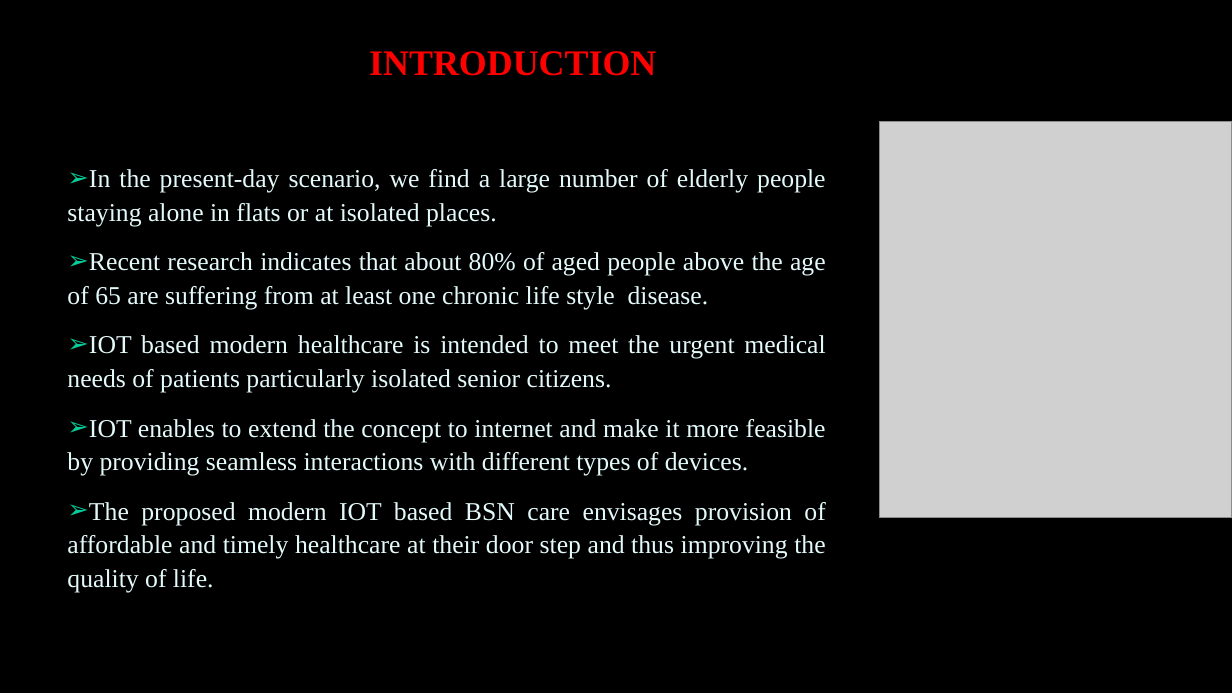
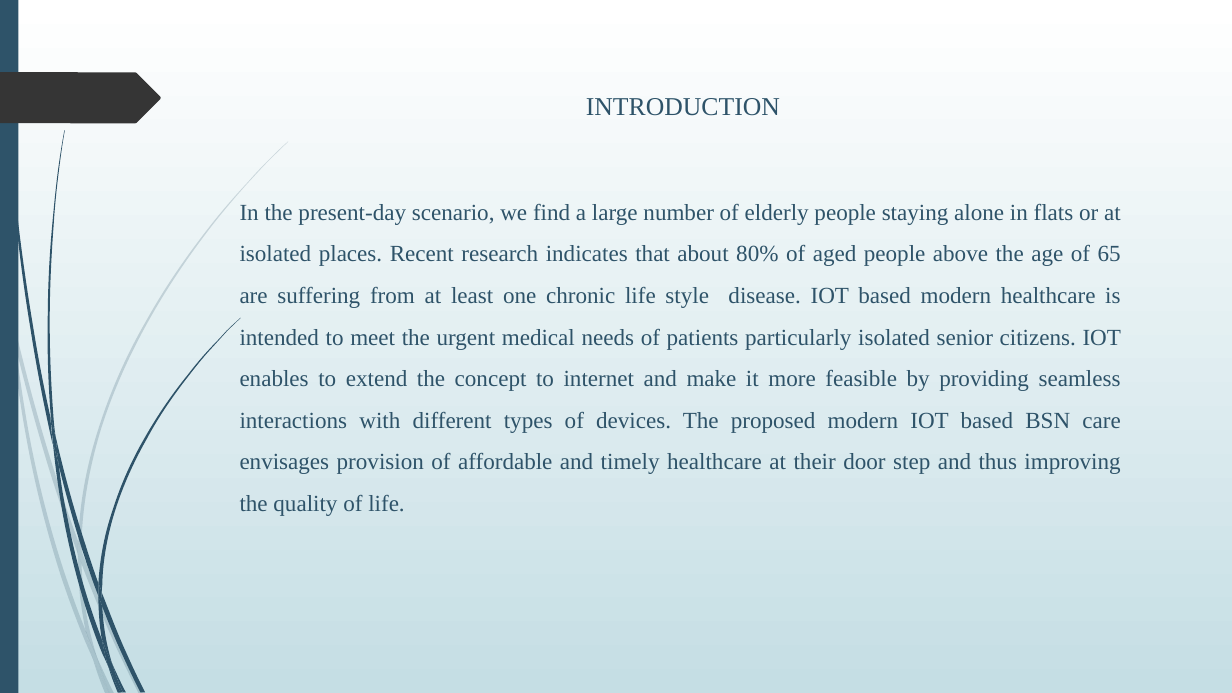
Before and after one commit to Lekshmisr95/body-sensor-network, a slide deck: slide 3 of PPT.pptx (slide 5 before the commit). Drawn at 1232x693 pixels with LibreOffice and Linux fonts; fonts in the diff are those of the drawing; grey boxes stand for pictures; background and template pictures are left out. Boxes give left, top, right and bottom in pixels: in the first picture for what was removed or moved away, otherwise in the second. Text is boxed around its words. In the diff, an @@ line names an element or a change of style, - is before the commit and + after.

```diff
--- a/PPT.pptx
+++ b/PPT.pptx
@@ background picture (left out) to gradient #FFFFFF to #C5DEE5 @@
@@ rectangle added at bbox=[0, 0, 18, 693], fill #2E5369 @@
@@ title removed at bbox=[369, 51, 656, 76] @@
-INTRODUCTION
@@ freeform shape added at bbox=[0, 72, 161, 123], fill #353535 @@
@@ text at bbox=[240, 98, 1121, 516]: text changed; size 20 to 18 pt; text colour #E4F9F9 to #2E5369 @@
-➢ In the present-day scenario, we find a large number of elderly people staying alone in flats or at isolated places.
-➢ Recent research indicates that about 80% of aged people above the age of 65 are suffering from at least one chronic life style disease.
-➢ IOT based modern healthcare is intended to meet the urgent medical needs of patients particularly isolated senior citizens.
-➢ IOT enables to extend the concept to internet and make it more feasible by providing seamless interactions with different types of devices.
-➢ The proposed modern IOT based BSN care envisages provision of affordable and timely healthcare at their door step and thus improving the quality of life.
+INTRODUCTION
+In the present-day scenario, we find a large number of elderly people staying alone in flats or at isolated places. Recent research indicates that about 80% of aged people above the age of 65 are suffering from at least one chronic life style disease. IOT based modern healthcare is intended to meet the urgent medical needs of patients particularly isolated senior citizens. IOT enables to extend the concept to internet and make it more feasible by providing seamless interactions with different types of devices. The proposed modern IOT based BSN care envisages provision of affordable and timely healthcare at their door step and thus improving the quality of life.
@@ picture removed at bbox=[880, 121, 1232, 518] @@
@@ group added at bbox=[0, 141, 288, 693]: 10 freeform shapes @@
@@ group added at bbox=[3, 0, 240, 693]: 12 freeform shapes @@
```
Also in this commit, not shown: 13 other slides changed, 9 slides added, 4 slides removed, 6 other files.
